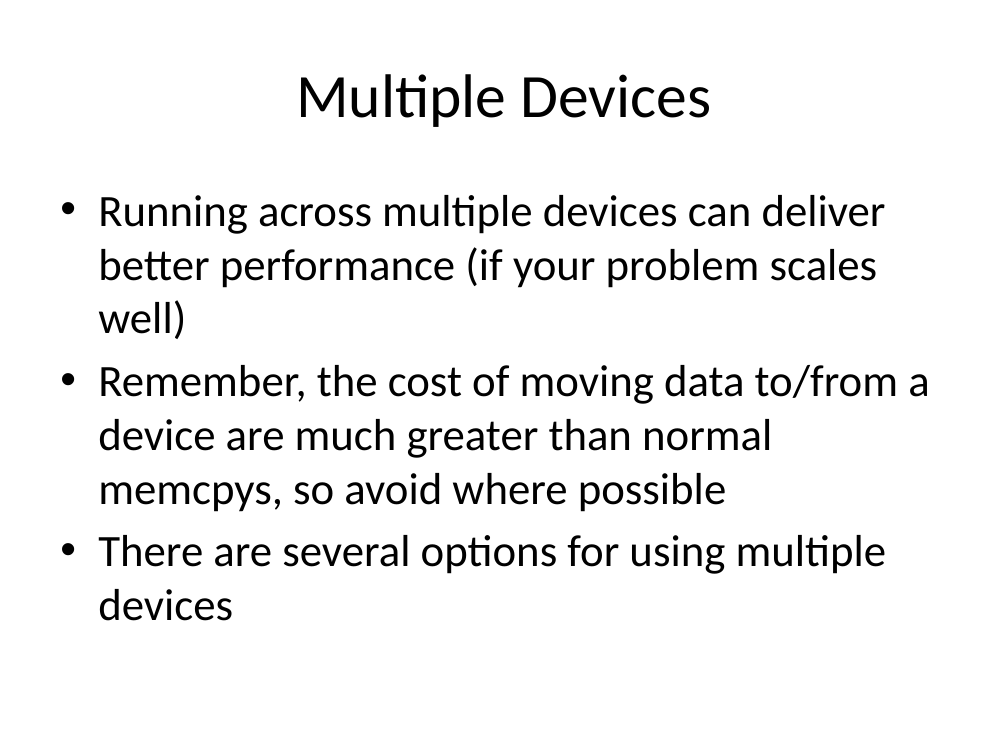
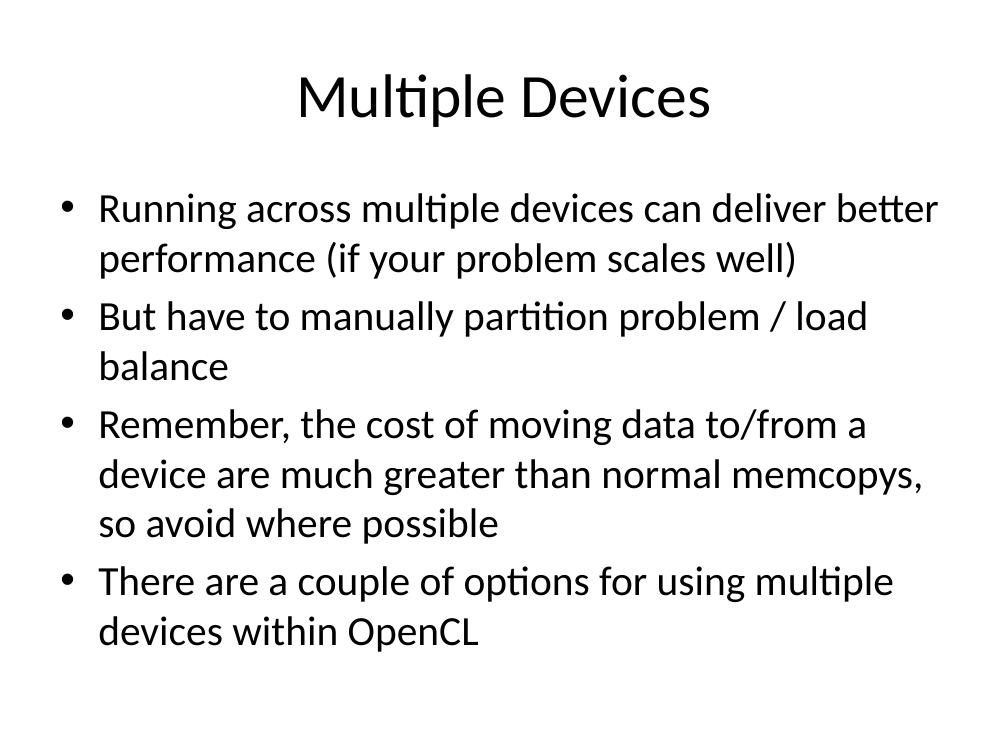
Before and after one commit to UoB-HPC/opencl-training-code, a slide deck: slide 19 of slides/advanced_part1.pptx (slide 18 before the commit). Drawn at 1008x756 pixels with LibreOffice and Linux fonts; fonts in the diff are those of the drawing. Boxes give left, top, right and bottom in pixels: in the first picture for what was removed or moved away, otherwise in the second. Text is boxed around its words. In the diff, an @@ line names an element or a change of style, - is before the commit and + after.

```diff
--- a/slides/advanced_part1.pptx
+++ b/slides/advanced_part1.pptx
@@ text at bbox=[98, 193, 939, 279]: size 32 to 29.6 pt in "Running across multiple devices can deliver better ..." @@
@@ text at bbox=[98, 301, 923, 652]: text changed; size 32 to 29.6 pt @@
-• Remember, the cost of moving data to/from a device are much greater than normal memcpys, so avoid where possible
-• There are several options for using multiple devices
+• But have to manually partition problem / load balance
+• Remember, the cost of moving data to/from a device are much greater than normal memcopys, so avoid where possible
+• There are a couple of options for using multiple devices within OpenCL
```
Also in this commit, not shown: 8 other slides changed, 1 slide added.
